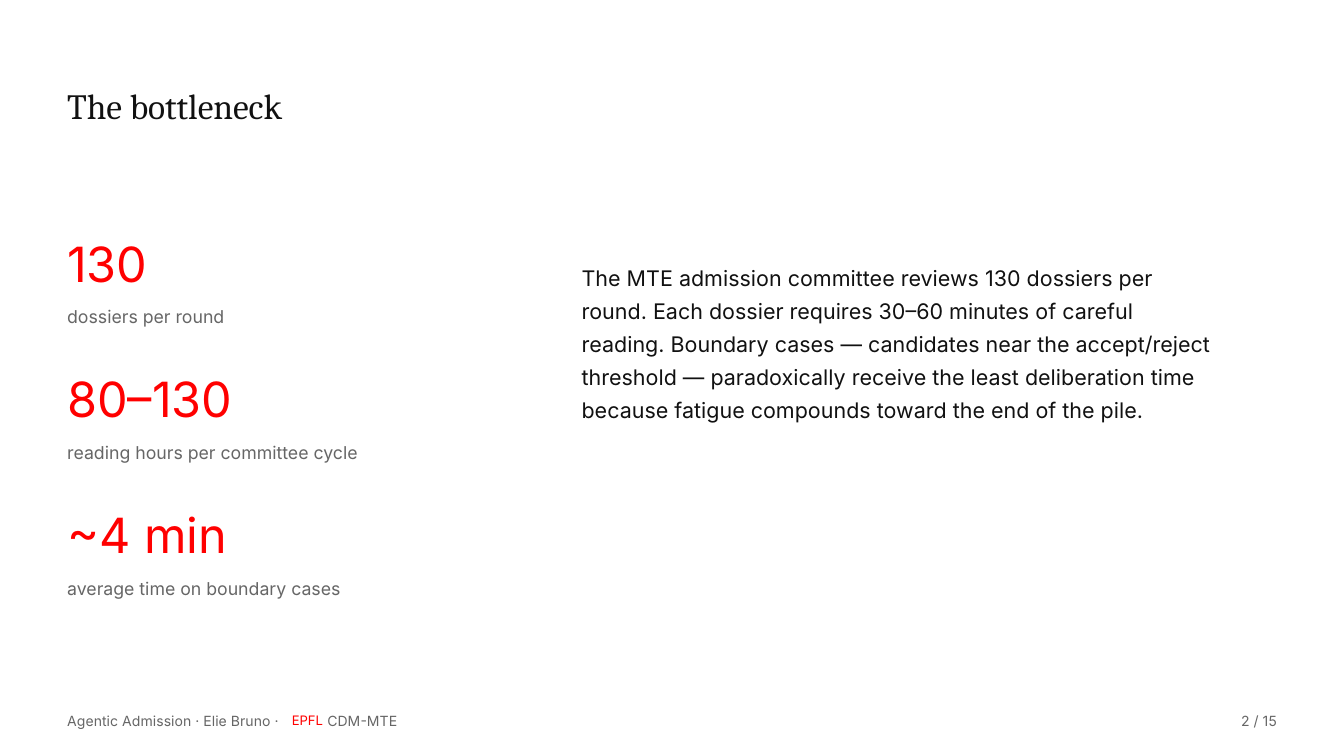
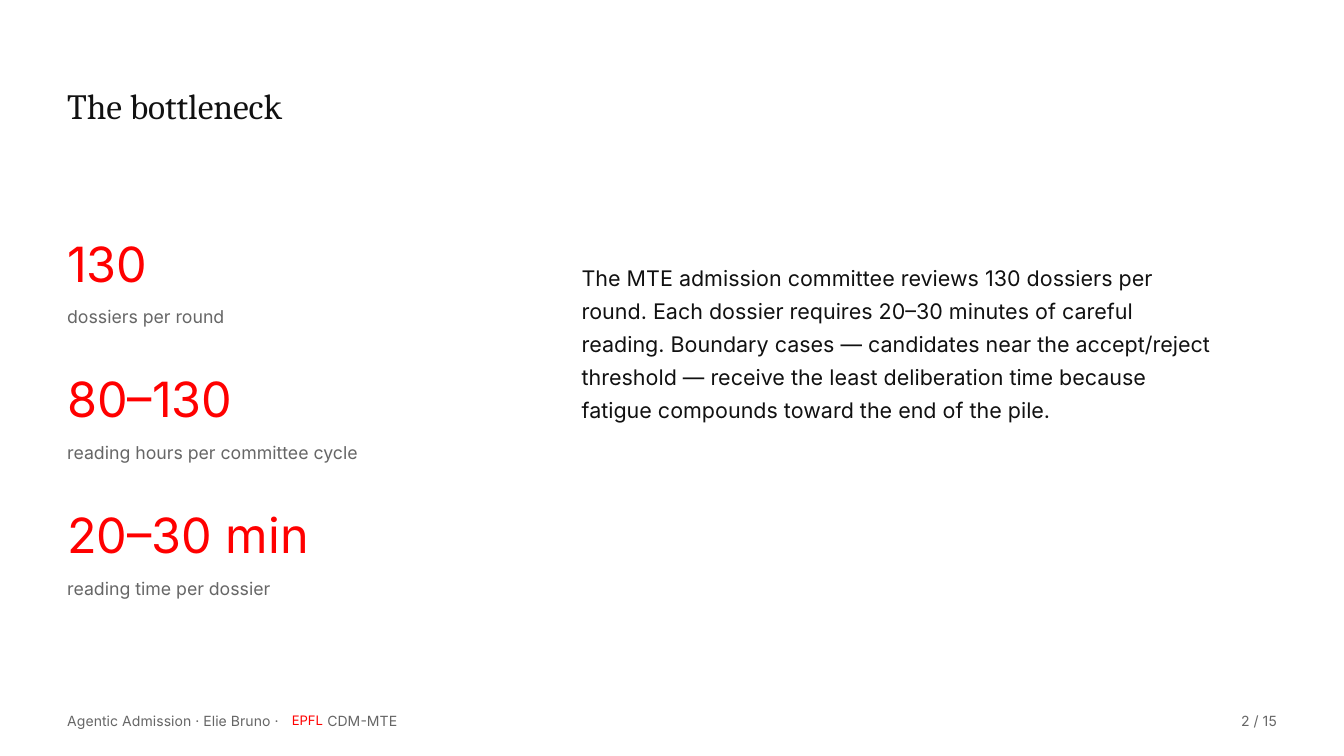
Before and after one commit to eliemada/agentic-admission, a slide deck: slide 2 of reports/final_presentation.pptx. Drawn at 1344x756 pixels with LibreOffice and Linux fonts; fonts in the diff are those of the drawing; background and template pictures are left out. Boxes give left, top, right and bottom in pixels: in the first picture for what was removed or moved away, otherwise in the second. Text is boxed around its words. In the diff, an @@ line names an element or a change of style, - is before the commit and + after.

```diff
--- a/reports/final_presentation.pptx
+++ b/reports/final_presentation.pptx
@@ text at box(582, 270, 1210, 423): text changed @@
-The MTE admission committee reviews 130 dossiers per round. Each dossier requires 30–60 minutes of careful reading. Boundary cases — candidates near the accept/reject threshold — paradoxically receive the least deliberation time because fatigue compounds toward the end of the pile.
+The MTE admission committee reviews 130 dossiers per round. Each dossier requires 20–30 minutes of careful reading. Boundary cases — candidates near the accept/reject threshold — receive the least deliberation time because fatigue compounds toward the end of the pile.
@@ text at box(67, 516, 309, 554): text changed @@
-~4 min
+20–30 min
@@ text at box(67, 582, 270, 599): text changed @@
-average time on boundary cases
+reading time per dossier
```
Also in this commit, not shown: 2 other slides changed, 55 other files.
